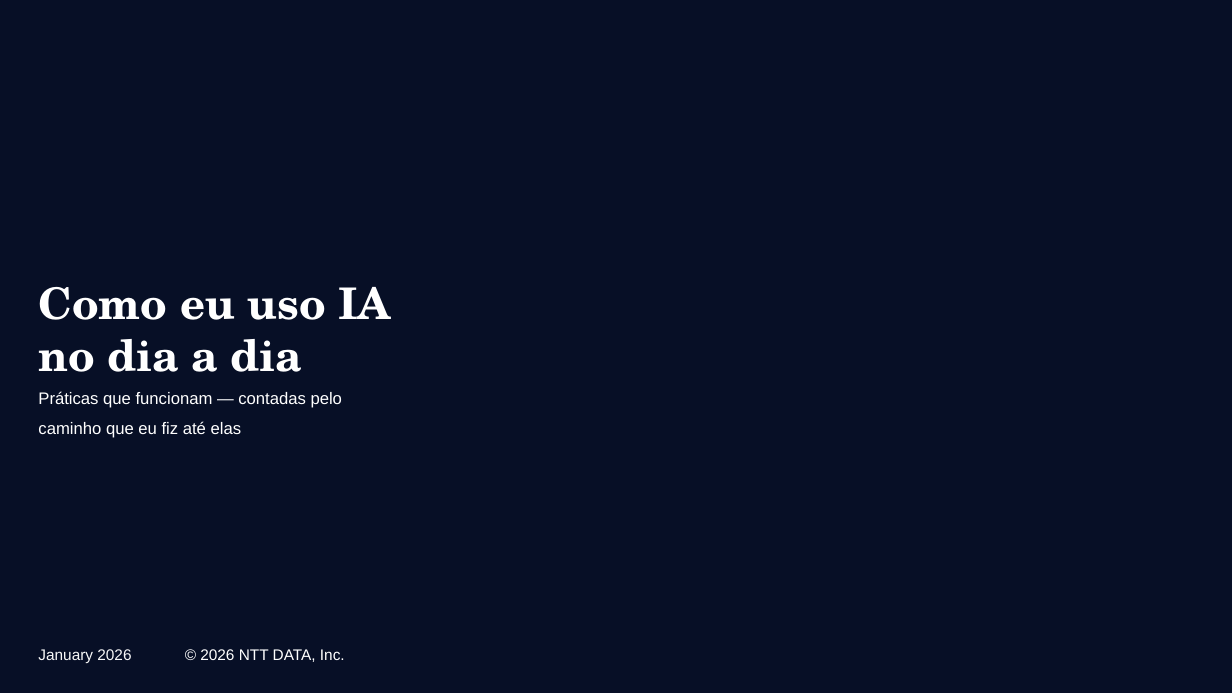
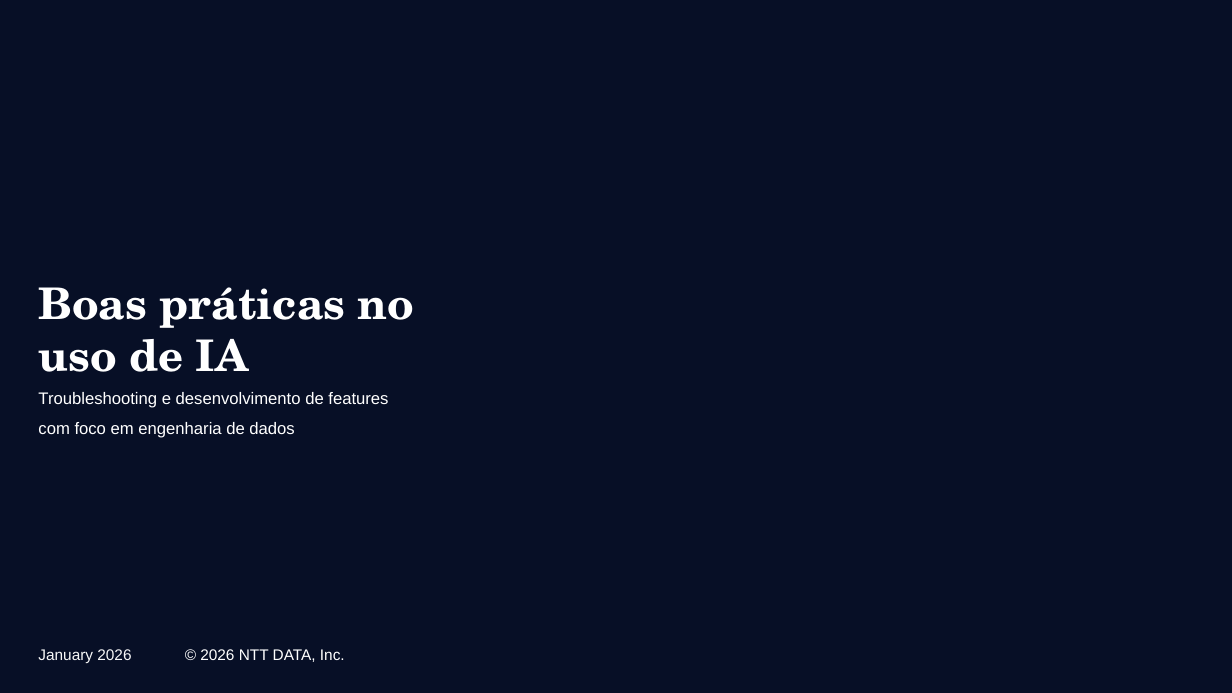
Before and after one commit to devdiasbr/boas-praticas-ia, a slide deck: slide 1 of apresentacao/como-eu-uso-ia.pptx. Drawn at 1232x693 pixels with LibreOffice and Linux fonts; fonts in the diff are those of the drawing; background and template pictures are left out. Boxes give left, top, right and bottom in pixels: in the first picture for what was removed or moved away, otherwise in the second. Text is boxed around its words. In the diff, an @@ line names an element or a change of style, - is before the commit and + after.

```diff
--- a/apresentacao/como-eu-uso-ia.pptx
+++ b/apresentacao/como-eu-uso-ia.pptx
@@ title at bbox=[38, 287, 414, 372]: text changed @@
-Como eu uso IA
-no dia a dia
+Boas práticas no
+uso de IA
@@ text at bbox=[38, 392, 388, 438]: text changed @@
-Práticas que funcionam — contadas pelo
-caminho que eu fiz até elas
+Troubleshooting e desenvolvimento de features
+com foco em engenharia de dados
```
Also in this commit, not shown: 6 other slides changed, 17 slides added, 15 slides removed, 2 other files.
